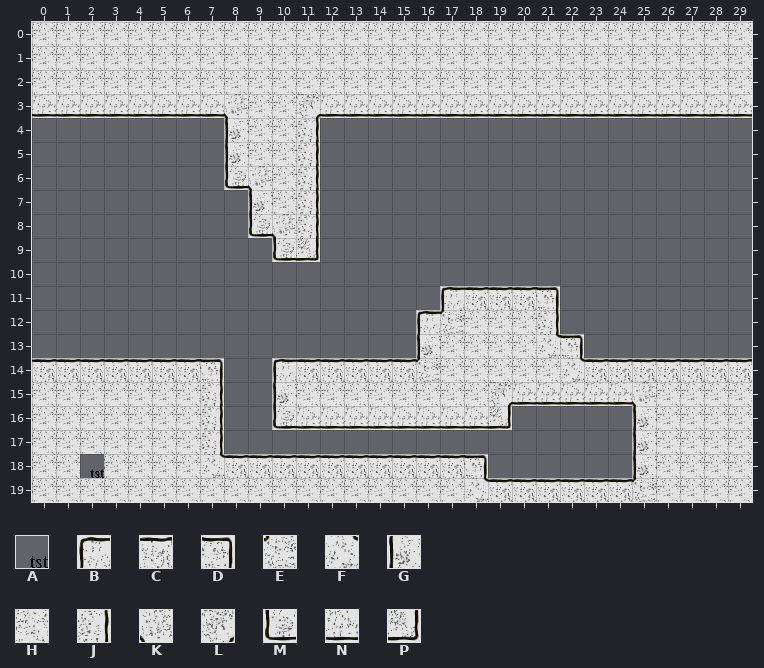
One commit to this Tiled map: Rogue/asset/test.tmx. The first picture shows the starting point.
Cells are 32x32 px. Shown: x 0..29, y 0..19. Tiles whose own drawing changed are shown in their newer look in all pictures.
Key: from "rg_tiles": A 1, B 8, C 9, D 10, E 11, F 12, G 16, H 17, J 18, K 19, L 20, M 24, N 25, P 26.
_ is an empty cell.
Layer "target" before, first column x 0:
 0 HHHHHHHHHHHHHHHHHHHHHHHHHHHHHH
 1 HHHHHHHHHHHHHHHHHHHHHHHHHHHHHH
 2 HHHHHHHHHHHHHHHHHHHHHHHHHHHHHH
 3 NNNNNNNNKHHLNNNNNNNNNNNNNNNNNN
 4 ________GHHJ__________________
 5 ________GHHJ__________________
 6 ________MKHJ__________________
 7 _________GHJ__________________
 8 _________MKJ__________________
 9 __________MP__________________
10 ______________________________
11 _________________BCCCD________
12 ________________BEHHHJ________
13 ________________GHHHHFD_______
14 CCCCCCCD__BCCCCCEHHHHHFCCCCCCC
15 HHHHHHHJ__GHHHHHHHHLNNNNNKHHHH
16 HHHHHHHJ__MNNNNNNNNP_____GHHHH
17 HHHHHHHJ_________________GHHHH
18 HHAHHHHFCCCCCCCCCCD______GHHHH
19 HHHHHHHHHHHHHHHHHHFCCCCCCEHHHH
After the commit:
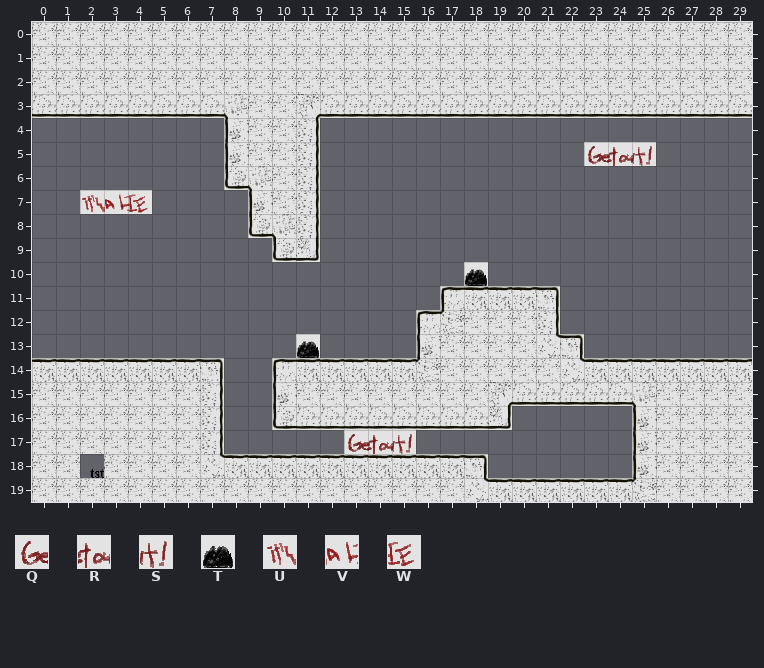
Further tiles: from "rg_tiles": Q 35, R 36, S 37, T 41, U 43, V 44, W 45.
Edits made:
Changed rows in their new state; . is an unchanged cell.
Layer "target":
first column x 2:
 5 .....................QRS
 7 UVW.....................
10 ................T.......
13 .........T..............
first column x 13:
17 QRS
Pixel boxes of the changes (left, top, right, bottom) in both pictures:
added: (584, 142, 656, 166)
added: (80, 190, 152, 214)
added: (464, 262, 488, 286)
added: (296, 334, 320, 358)
added: (344, 430, 416, 454)
